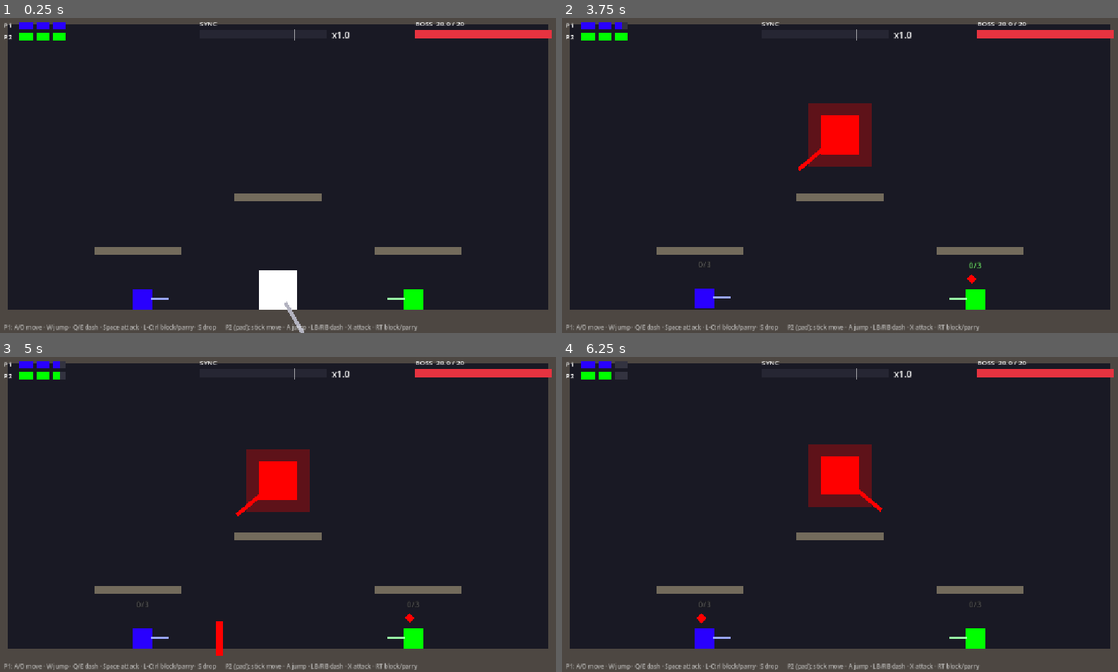
Above: before the commit, frames 1-4 (two rows, left to right).
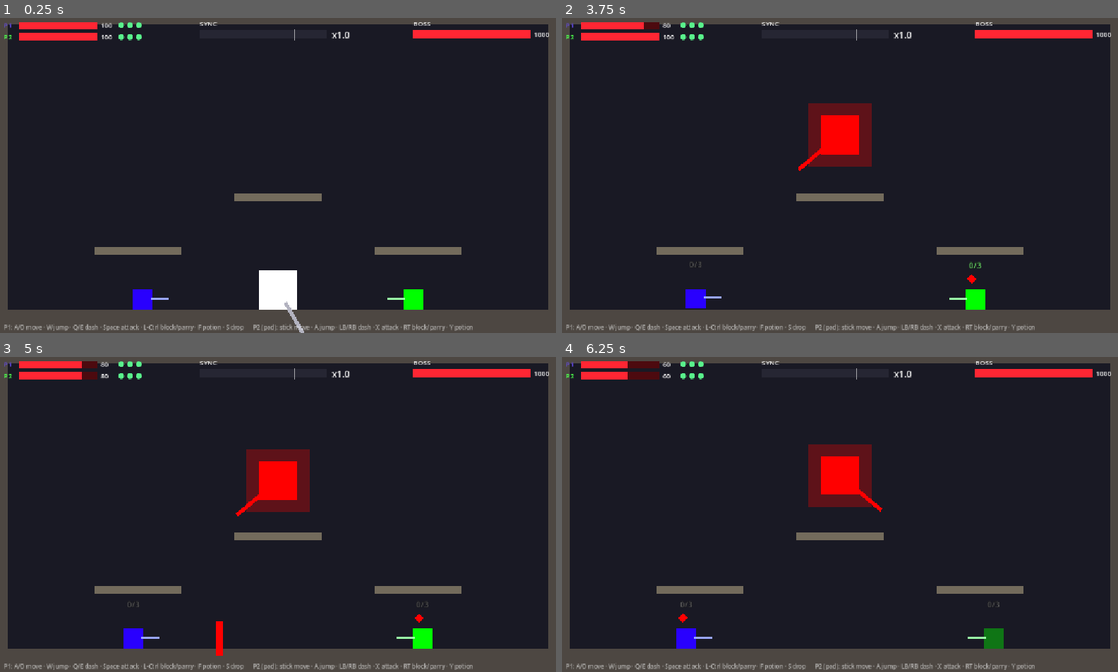
Above: after the commit, the same moments.

Repository: KayFisch/coop-sekiro-like
Game: Godot game, scene res://node_2d.tscn
Same seed, same stepped clock (60 frames per second), same inputs: the game is played once before the commit and once after it.
Inputs:
- Up to frame 1 (0.25 s): no input
- Up to frame 2 (3.75 s): tap Enter at 0.5 s; tap R (restart) at 1.25, 2 s
- Up to frame 3 (5 s): no input
- Up to frame 4 (6.25 s): no input

The runs differ from the first frame. In frame 1, 2.0% of the frame differs, in the area x 0-100%, y 1-100%; in frame 2, 2.2%; in frame 3, 2.5%; in frame 4, 3.0%.

Commit message:
healtsystem revamp
hitpoint changed into healthbars, damage changed accordingly.
added potions

Diff:
--- a/new-game-project/boss.gd
+++ b/new-game-project/boss.gd
@@ -18,13 +18,13 @@
 # Shockwave slashes fire on a fixed metronome, independent of projectile travel.
 const SHOCKWAVE_SLASH_INTERVAL = 0.8
 
-const MAX_HP = 20.0
+const MAX_HP = 1000.0
 const ARENA_LEFT = 24.0
 const ARENA_RIGHT = 1128.0
 const ARENA_FLOOR_Y = 600.0
 
-const SWORD_DAMAGE = 1.0
-const CHIP_DAMAGE = 0.5
+const SWORD_DAMAGE = 25.0
+const CHIP_DAMAGE = 12.0  # sword blocked; also a blocked grand slash
 const SWORD_APPROACH_TIME = 0.25
 const RELAY_APPROACH_TIME = 0.3  # the second leg may have to cross the arena
 const SWORD_SWING_TIME = 0.15
@@ -36,14 +36,14 @@
 const GRAB_WINDUP_TIME = 0.25  # red crouch before the lunge, so even point-blank grabs can be read
 const GRAB_REACH_TIME = 0.6
 const GRAB_HOLD_TIME = 0.5
-const GRAB_DAMAGE = 2.0
+const GRAB_DAMAGE = 40.0
 const TUMBLE_TIME = 0.8
 
 const SLAM_TELEGRAPH_TIME = 1.1
 const SLAM_RISE_HEIGHT = 170.0
 const SLAM_FALL_TIME = 0.1
 const SLAM_ACTIVE_TIME = 0.3
-const SLAM_DAMAGE = 1.0
+const SLAM_DAMAGE = 25.0
 
 # Center charge: the telegraph for both the grand slash and the shockwave slashes.
 const CENTER_CHARGE_TIME = 1.2
@@ -54,16 +54,16 @@
 const GRAND_EXTEND_TIME = 0.35
 const GRAND_WAVE_SPEED = 700.0  # px/s downward, so higher players are hit earlier
 const GRAND_SYNC_WINDOW = 0.2  # after the first parry, the second must land within this
-const GRAND_DAMAGE = 1.0
+const GRAND_DAMAGE = 35.0
 const GRAND_STAGGER_TIME = 2.5
 
 const SHOCKWAVE_SLASH_COUNT = 6  # alternating P1, P2, ... so 3 each
 const SHOCKWAVE_SPEED = 650.0
 const SHOCKWAVE_SIZE = Vector2(14, 70)
-const SHOCKWAVE_DAMAGE = 0.5
+const SHOCKWAVE_DAMAGE = 20.0  # halved when blocked
 const SHOCKWAVE_WAIT_TIME = 1.0
 const COUNTER_TRAVEL_TIME = 0.5  # every counter takes this long, so simultaneous ones land together
-const COUNTER_DAMAGE = 2.0  # both players countering deal double this in total
+const COUNTER_DAMAGE = 40.0  # both players countering deal double this in total
 const COUNTER_STAGGER_TIME = 2.0
 
 # Sword angles in radians, for a boss facing right (mirrored when facing left).
--- a/new-game-project/hud.gd
+++ b/new-game-project/hud.gd
@@ -1,24 +1,28 @@
 extends CanvasLayer
-## Top-of-screen HUD (player health pips, sync meter, boss bar) plus the end-of-game overlay.
-## Bars are polled every frame; the overlay reacts to GameManager.state_changed.
-
-const PIP_SIZE = Vector2(28, 14)
-const PIP_GAP = 6.0
+## Top-of-screen HUD (player health bars and potions, sync meter, boss bar) plus the
+## end-of-game overlay. Bars are polled every frame; the overlay reacts to GameManager.state_changed.
+
 const BAR_HEIGHT = 16.0
+const PLAYER_BAR_WIDTH = 160.0
+const PLAYER_BAR_HEIGHT = 14.0
+const POTION_SIZE = 12.0
+const POTION_GAP = 6.0
 const SYNC_BAR_WIDTH = 260.0
-const BOSS_BAR_WIDTH = 280.0
-const EMPTY_COLOR = Color(0.2, 0.2, 0.25)
+const BOSS_BAR_WIDTH = 240.0
 const BAR_BG_COLOR = Color(0.15, 0.15, 0.2)
+const HP_BG_COLOR = Color(0.3, 0.04, 0.06)
+const HP_COLOR = Color(1.0, 0.15, 0.2)
+const POTION_COLOR = Color(0.35, 0.95, 0.55)
+const POTION_USED_COLOR = Color(0.3, 0.3, 0.33)
 const SYNC_COLOR = Color(0.3, 0.8, 1.0)
 const SYNC_HOT_COLOR = Color(1.0, 0.85, 0.3)
 const SYNC_MAX_COLOR = Color(1.0, 0.4, 0.9)
-const BOSS_COLOR = Color(0.9, 0.2, 0.25)
-
-var _rows: Array = []  # one Dictionary per player: player, pips, status
+
+var _rows: Array = []  # one Dictionary per player: player, fill, hp_label, potions, status
 var _sync_fill: ColorRect
 var _sync_mult: Label
 var _boss_fill: ColorRect
-var _boss_label: Label
+var _boss_hp_label: Label
 var _overlay: ColorRect
 var _overlay_label: Label
 
@@ -43,12 +47,19 @@
 		var p = row.player
 		if not is_instance_valid(p):
 			continue
-		# Each pip is one hit; chip damage empties half a pip.
-		for i in row.pips.size():
-			row.pips[i].size.x = PIP_SIZE.x * clampf(p.hp - i, 0.0, 1.0)
+		row.fill.size.x = PLAYER_BAR_WIDTH * clampf(p.hp / p.MAX_HP, 0.0, 1.0)
+		row.hp_label.text = "%d" % int(ceil(p.hp))
+		for i in row.potions.size():
+			var style: StyleBoxFlat = row.potions[i].get_theme_stylebox("panel")
+			var color = POTION_COLOR if i < p.potions else POTION_USED_COLOR
+			if style.bg_color != color:  # only restyle (and redraw) on change
+				style.bg_color = color
 		if p.is_grabbed:
 			row.status.text = "GRABBED!"
 			row.status.modulate = Color(1.0, 0.6, 0.2)
+		elif p.is_drinking():
+			row.status.text = "DRINKING"
+			row.status.modulate = POTION_COLOR
 		else:
 			row.status.text = ""
 
@@ -66,8 +77,8 @@
 
 	var boss = GameManager.boss
 	if is_instance_valid(boss):
-		_boss_fill.size.x = BOSS_BAR_WIDTH * boss.hp / boss.MAX_HP
-		_boss_label.text = "BOSS  %.1f / %d" % [boss.hp, boss.MAX_HP]
+		_boss_fill.size.x = BOSS_BAR_WIDTH * clampf(boss.hp / boss.MAX_HP, 0.0, 1.0)
+		_boss_hp_label.text = "%d" % int(ceil(boss.hp))
 
 
 func _build_player_rows(root):
@@ -76,15 +87,19 @@
 	for i in players.size():
 		var p = players[i]
 		var y = 12.0 + i * 24.0
-		_label(root, Vector2(16, y - 3), "P%d" % p.player_id)
-		var pips = []  # the fill rects; each sits on an empty background rect
-		var pip_count = int(p.MAX_HP)
-		for j in pip_count:
-			var pos = Vector2(48 + j * (PIP_SIZE.x + PIP_GAP), y)
-			_rect(root, pos, PIP_SIZE, EMPTY_COLOR)
-			pips.append(_rect(root, pos, PIP_SIZE, p.body_color))
-		var status = _label(root, Vector2(48 + pip_count * (PIP_SIZE.x + PIP_GAP) + 6, y - 3), "")
-		_rows.append({"player": p, "pips": pips, "status": status})
+		var name_label = _label(root, Vector2(16, y - 3), "P%d" % p.player_id)
+		name_label.modulate = p.body_color.lightened(0.3)
+		_rect(root, Vector2(48, y), Vector2(PLAYER_BAR_WIDTH, PLAYER_BAR_HEIGHT), HP_BG_COLOR)
+		var fill = _rect(root, Vector2(48, y), Vector2(PLAYER_BAR_WIDTH, PLAYER_BAR_HEIGHT), HP_COLOR)
+		var x = 48.0 + PLAYER_BAR_WIDTH + 6.0
+		var hp_label = _label(root, Vector2(x, y - 3), "")
+		x += 36.0
+		var potions = []
+		for j in p.POTION_CHARGES:
+			potions.append(_circle(root, Vector2(x, y + 1), POTION_SIZE, POTION_COLOR))
+			x += POTION_SIZE + POTION_GAP
+		var status = _label(root, Vector2(x + 4, y - 3), "")
+		_rows.append({"player": p, "fill": fill, "hp_label": hp_label, "potions": potions, "status": status})
 
 
 func _build_sync_bar(root):
@@ -101,16 +116,17 @@
 
 
 func _build_boss_bar(root):
-	var box = _anchored_box(root, 1.0, -BOSS_BAR_WIDTH - 16.0, -16.0)
-	_boss_label = _label(box, Vector2(0, 0), "BOSS")
-	_rect(box, Vector2(0, 24), Vector2(BOSS_BAR_WIDTH, BAR_HEIGHT), BAR_BG_COLOR)
-	_boss_fill = _rect(box, Vector2(0, 24), Vector2(BOSS_BAR_WIDTH, BAR_HEIGHT), BOSS_COLOR)
+	var box = _anchored_box(root, 1.0, -BOSS_BAR_WIDTH - 60.0, -16.0)
+	_label(box, Vector2(0, 0), "BOSS")
+	_rect(box, Vector2(0, 24), Vector2(BOSS_BAR_WIDTH, BAR_HEIGHT), HP_BG_COLOR)
+	_boss_fill = _rect(box, Vector2(0, 24), Vector2(BOSS_BAR_WIDTH, BAR_HEIGHT), HP_COLOR)
+	_boss_hp_label = _label(box, Vector2(BOSS_BAR_WIDTH + 6, 22), "")
 
 
 func _build_controls_hint(root):
 	var hint = Label.new()
-	hint.text = "P1: A/D move · W jump · Q/E dash · Space attack · L-Ctrl block/parry · S drop      " \
-		+ "P2 (pad): stick move · A jump · LB/RB dash · X attack · RT block/parry"
+	hint.text = "P1: A/D move · W jump · Q/E dash · Space attack · L-Ctrl block/parry · F potion · S drop      " \
+		+ "P2 (pad): stick move · A jump · LB/RB dash · X attack · RT block/parry · Y potion"
 	hint.add_theme_font_size_override("font_size", 12)
 	hint.modulate = Color(1, 1, 1, 0.6)
 	hint.anchor_top = 1.0
@@ -179,6 +195,20 @@
 	return r
 
 
+# A filled circle: a Panel whose own StyleBoxFlat is fully rounded (recolor via its bg_color).
+func _circle(parent, pos: Vector2, diameter: float, color: Color) -> Panel:
+	var style = StyleBoxFlat.new()
+	style.bg_color = color
+	style.set_corner_radius_all(int(diameter / 2))
+	var c = Panel.new()
+	c.position = pos
+	c.size = Vector2(diameter, diameter)
+	c.mouse_filter = Control.MOUSE_FILTER_IGNORE
+	c.add_theme_stylebox_override("panel", style)
+	parent.add_child(c)
+	return c
+
+
 func _label(parent, pos: Vector2, text: String, font_size = 14) -> Label:
 	var l = Label.new()
 	l.position = pos
--- a/new-game-project/player.gd
+++ b/new-game-project/player.gd
@@ -15,7 +15,12 @@
 const DASH_SPEED = 1000.0
 const DASH_TIME = 0.14
 const DASH_COOLDOWN = 0.6
-const MAX_HP = 3.0
+const MAX_HP = 100.0
+const POTION_CHARGES = 3
+const POTION_HEAL = 50.0
+const DRINK_TIME = 1.5
+const KNOCKBACK_TIME = 0.25  # input can't steer and potions can't be drunk while this runs
+const KNOCKBACK_FRICTION = 1500.0
 const HIT_INVULN_TIME = 0.6
 const CHIP_INVULN_TIME = 0.2
 const PARRY_WINDOW = 0.2  # block must be pressed at most this long before a boss attack connects
@@ -24,7 +29,7 @@
 const ATTACK_ACTIVE_TIME = 0.15
 const ATTACK_RETURN_TIME = 0.1
 const ATTACK_COOLDOWN = 0.3
-const ATTACK_DAMAGE = 0.5
+const ATTACK_DAMAGE = 10.0
 const SWING_START_ANGLE = -1.05  # -60 degrees
 const SWING_END_ANGLE = 0.52  # +30 degrees, a 90 degree arc
 const GUARD_ANGLE = -1.3
@@ -38,6 +43,7 @@
 @export var player_id: int = 1  # set to 1 or 2 in the inspector
 
 var hp = MAX_HP
+var potions = POTION_CHARGES
 var is_grabbed = false
 var facing = 1.0
 var body_color: Color
@@ -61,6 +67,9 @@
 var _attack_timer = 0.0  # counts down through the swing and its return
 var _attack_cooldown = 0.0
 var _attack_landed = false
+var _knockback_timer = 0.0
+var _drink_timer = 0.0  # > 0 while drinking a potion
+var _drink_bar: ColorRect
 var _is_dead = false
 var _sword_color: Color
 var _sfx: AudioStreamPlayer
@@ -78,6 +87,7 @@
 		facing = -1.0
 	_setup_audio()
 	_setup_gather_label()
+	_setup_drink_bar()
 	GameManager.register_player(self)
 
 
@@ -85,6 +95,9 @@
 	_tick_timers(delta)
 	if is_grabbed:
 		velocity = Vector2.ZERO  # the boss carries us
+	elif is_drinking():
+		_process_drinking(delta)
+		move_and_slide()
 	else:
 		_process_movement(delta)
 		_process_actions()
@@ -112,8 +125,11 @@
 		velocity = Vector2(_dash_dir * DASH_SPEED, 0.0)
 		return
 
-	var speed = SPEED * (BLOCK_SPEED_FACTOR if is_blocking() else 1.0)
-	velocity.x = direction * speed
+	if _knockback_timer > 0.0:
+		velocity.x = move_toward(velocity.x, 0.0, KNOCKBACK_FRICTION * delta)
+	else:
+		var speed = SPEED * (BLOCK_SPEED_FACTOR if is_blocking() else 1.0)
+		velocity.x = direction * speed
 	velocity.y = minf(velocity.y + GRAVITY * delta, MAX_FALL_SPEED)
 	if Input.is_action_just_released(_action("jump")) and velocity.y < 0.0:
 		velocity.y *= JUMP_CUT
@@ -143,6 +159,36 @@
 	if Input.is_action_just_pressed(_action("down")) and is_on_floor():
 		set_collision_mask_value(PLATFORM_LAYER, false)
 		_drop_timer = DROP_THROUGH_TIME
+
+	if Input.is_action_just_pressed(_action("potion")) and potions > 0 and _knockback_timer <= 0.0:
+		_drink_timer = DRINK_TIME
+		_dash_timer = 0.0
+		_attack_timer = 0.0
+		velocity.x = 0.0
+
+
+# --- Potions ------------------------------------------------------------------
+
+func is_drinking() -> bool:
+	return _drink_timer > 0.0
+
+
+# Rooted in place while drinking; gravity still applies and hits still land.
+func _process_drinking(delta):
+	velocity.x = 0.0
+	velocity.y = minf(velocity.y + GRAVITY * delta, MAX_FALL_SPEED)
+	_drink_timer = maxf(_drink_timer - delta, 0.0)
+	if _drink_timer <= 0.0:
+		potions -= 1
+		hp = minf(hp + POTION_HEAL, MAX_HP)
+		health_changed.emit(self, hp)
+
+
+# An interrupted drink still uses up the charge.
+func _cancel_drink():
+	if is_drinking():
+		_drink_timer = 0.0
+		potions -= 1
 
 
 func _jump():
@@ -188,6 +234,7 @@
 	_dodge_flash = maxf(_dodge_flash - delta, 0.0)
 	_attack_timer = maxf(_attack_timer - delta, 0.0)
 	_attack_cooldown = maxf(_attack_cooldown - delta, 0.0)
+	_knockback_timer = maxf(_knockback_timer - delta, 0.0)
 	if _drop_timer > 0.0:
 		_drop_timer -= delta
 		if _drop_timer <= 0.0:
@@ -197,11 +244,11 @@
 # --- Defensive queries used by the boss at the moment its hitbox connects ---
 
 func is_blocking() -> bool:
-	return not is_grabbed and Input.is_action_pressed(_action("block"))
+	return not is_grabbed and not is_drinking() and Input.is_action_pressed(_action("block"))
 
 
 func is_perfect_parry() -> bool:
-	return not is_grabbed and _now() - parry_press_time <= PARRY_WINDOW
+	return not is_grabbed and not is_drinking() and _now() - parry_press_time <= PARRY_WINDOW
 
 
 func is_dodging_grab() -> bool:
@@ -268,7 +315,10 @@
 	hp = maxf(hp - amount, 0.0)
 	_invuln_timer = CHIP_INVULN_TIME if chip else HIT_INVULN_TIME
 	_dash_timer = 0.0
+	_cancel_drink()
 	velocity = knockback
+	if knockback != Vector2.ZERO:
+		_knockback_timer = KNOCKBACK_TIME
 	health_changed.emit(self, hp)
 	if chip:
 		blocked.emit(self)
@@ -283,6 +333,8 @@
 	is_grabbed = grabbed
 	velocity = Vector2.ZERO
 	_dash_timer = 0.0
+	if grabbed:
+		_cancel_drink()  # being carried off interrupts the drink like a hit would
 
 
 func _sword_angle() -> float:
@@ -312,6 +364,13 @@
 
 	var flicker = _invuln_timer > 0.0 and fmod(_invuln_timer, 0.12) < 0.06
 	body.modulate.a = 0.4 if flicker else 1.0
+
+	# Drinking cue: a timer bar under the feet that shrinks toward the center as the drink finishes.
+	_drink_bar.visible = is_drinking()
+	if _drink_bar.visible:
+		var width = 44.0 * _drink_timer / DRINK_TIME
+		_drink_bar.size.x = width
+		_drink_bar.position.x = -width / 2
 
 	_gather_label.visible = _gather_needed > 0
 	if _gather_label.visible:
@@ -324,6 +383,16 @@
 			_gather_label.modulate = body_color.lerp(Color.WHITE, pulse)
 		else:
 			_gather_label.modulate = body_color.lerp(Color.WHITE, 0.5)
+
+
+func _setup_drink_bar():
+	_drink_bar = ColorRect.new()
+	_drink_bar.size = Vector2(44, 5)
+	_drink_bar.position = Vector2(-22, 24)
+	_drink_bar.color = Color(0.4, 1.0, 0.55)
+	_drink_bar.mouse_filter = Control.MOUSE_FILTER_IGNORE
+	_drink_bar.visible = false
+	add_child(_drink_bar)
 
 
 func _setup_gather_label():
--- a/new-game-project/project.godot
+++ b/new-game-project/project.godot
@@ -106,6 +106,16 @@
 "events": [Object(InputEventJoypadMotion,"resource_local_to_scene":false,"resource_name":"","device":-1,"axis":5,"axis_value":1.0,"script":null)
 ]
 }
+p1_potion={
+"deadzone": 0.2,
+"events": [Object(InputEventKey,"resource_local_to_scene":false,"resource_name":"","device":-1,"window_id":0,"alt_pressed":false,"shift_pressed":false,"ctrl_pressed":false,"meta_pressed":false,"pressed":false,"keycode":0,"physical_keycode":70,"key_label":0,"unicode":102,"location":0,"echo":false,"script":null)
+]
+}
+p2_potion={
+"deadzone": 0.2,
+"events": [Object(InputEventJoypadButton,"resource_local_to_scene":false,"resource_name":"","device":-1,"button_index":3,"pressure":0.0,"pressed":false,"script":null)
+]
+}
 restart={
 "deadzone": 0.2,
 "events": [Object(InputEventKey,"resource_local_to_scene":false,"resource_name":"","device":-1,"window_id":0,"alt_press …(192 unchanged characters)…
